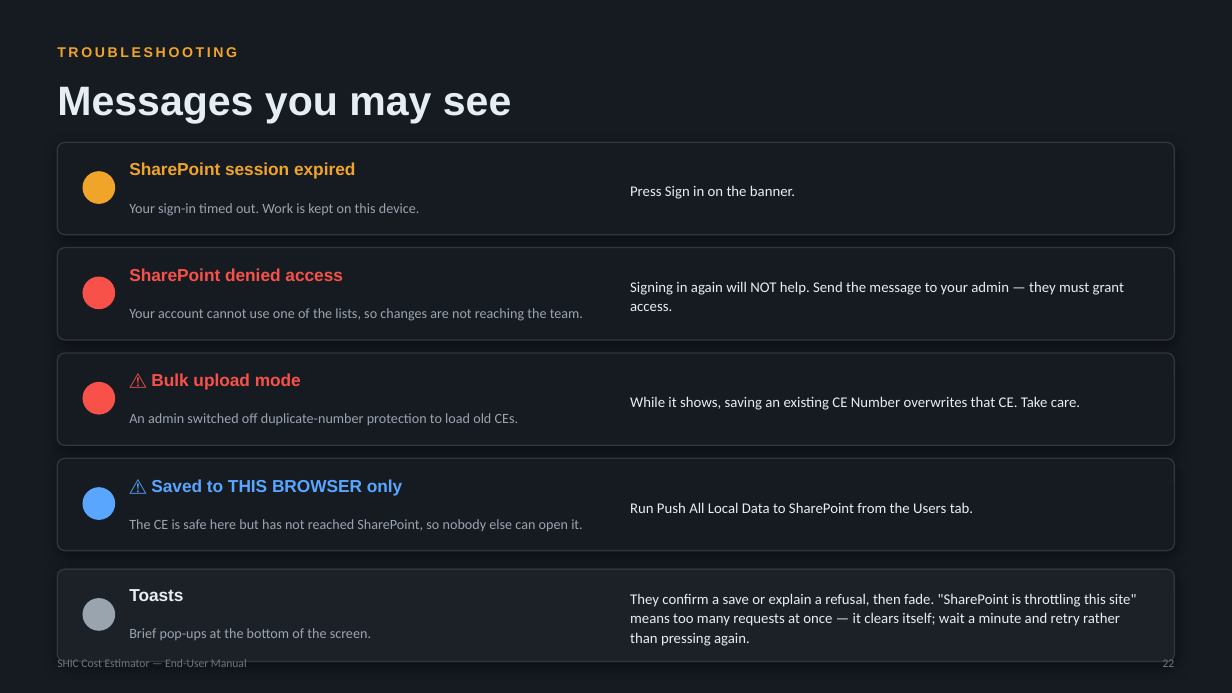
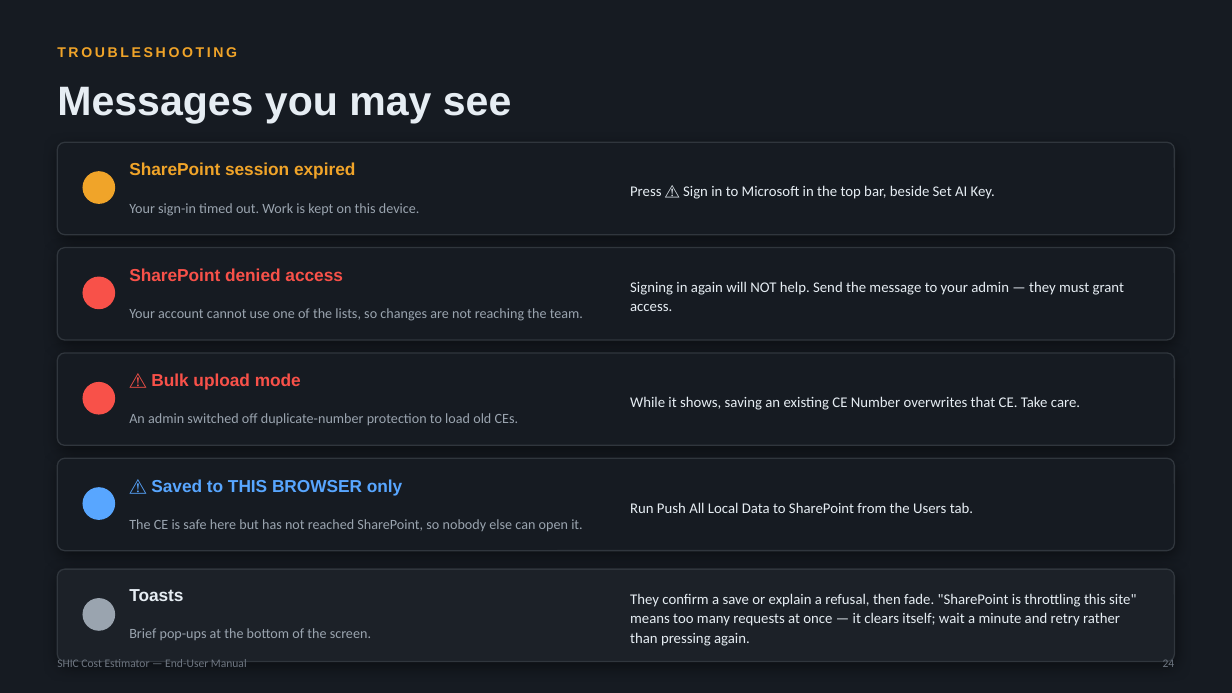
Before and after one commit to SYNERCORE/CostEstimation, a slide deck: slide 24 of docs/SHIC-Cost-Estimator-User-Manual.pptx (slide 22 before the commit). Drawn at 1232x693 pixels with LibreOffice and Linux fonts; fonts in the diff are those of the drawing. Boxes give left, top, right and bottom in pixels: in the first picture for what was removed or moved away, otherwise in the second. Text is boxed around its words. In the diff, an @@ line names an element or a change of style, - is before the commit and + after.

```diff
--- a/docs/SHIC-Cost-Estimator-User-Manual.pptx
+++ b/docs/SHIC-Cost-Estimator-User-Manual.pptx
@@ text at (x1=630, y1=185, x2=995, y2=199): text changed @@
-Press Sign in on the banner.
+Press ⚠ Sign in to Microsoft in the top bar, beside Set AI Key.
@@ text at (x1=1163, y1=660, x2=1175, y2=667): text changed @@
-22
+24
```
Also in this commit, not shown: 16 other slides changed, 2 slides added.
